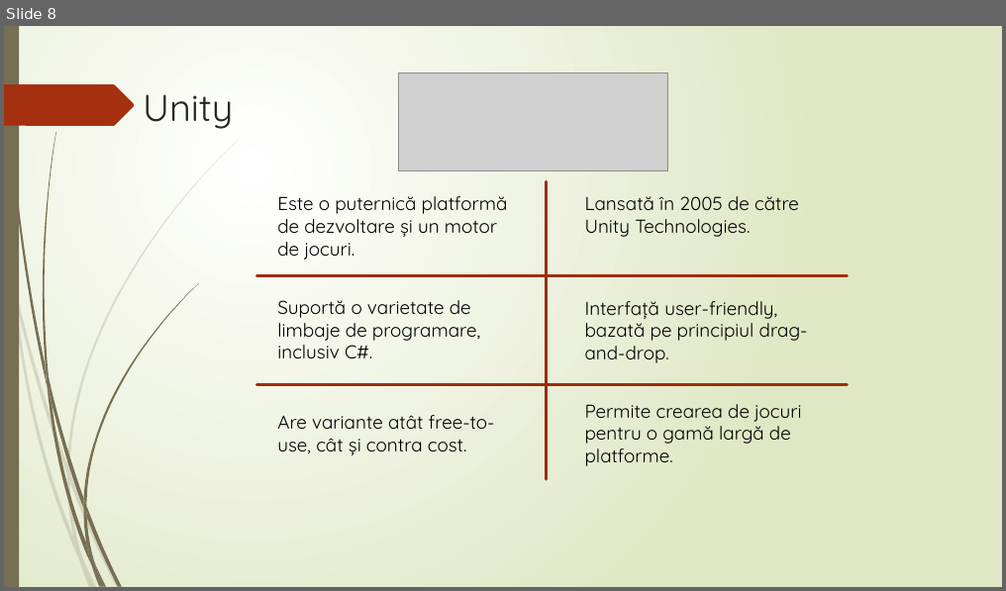
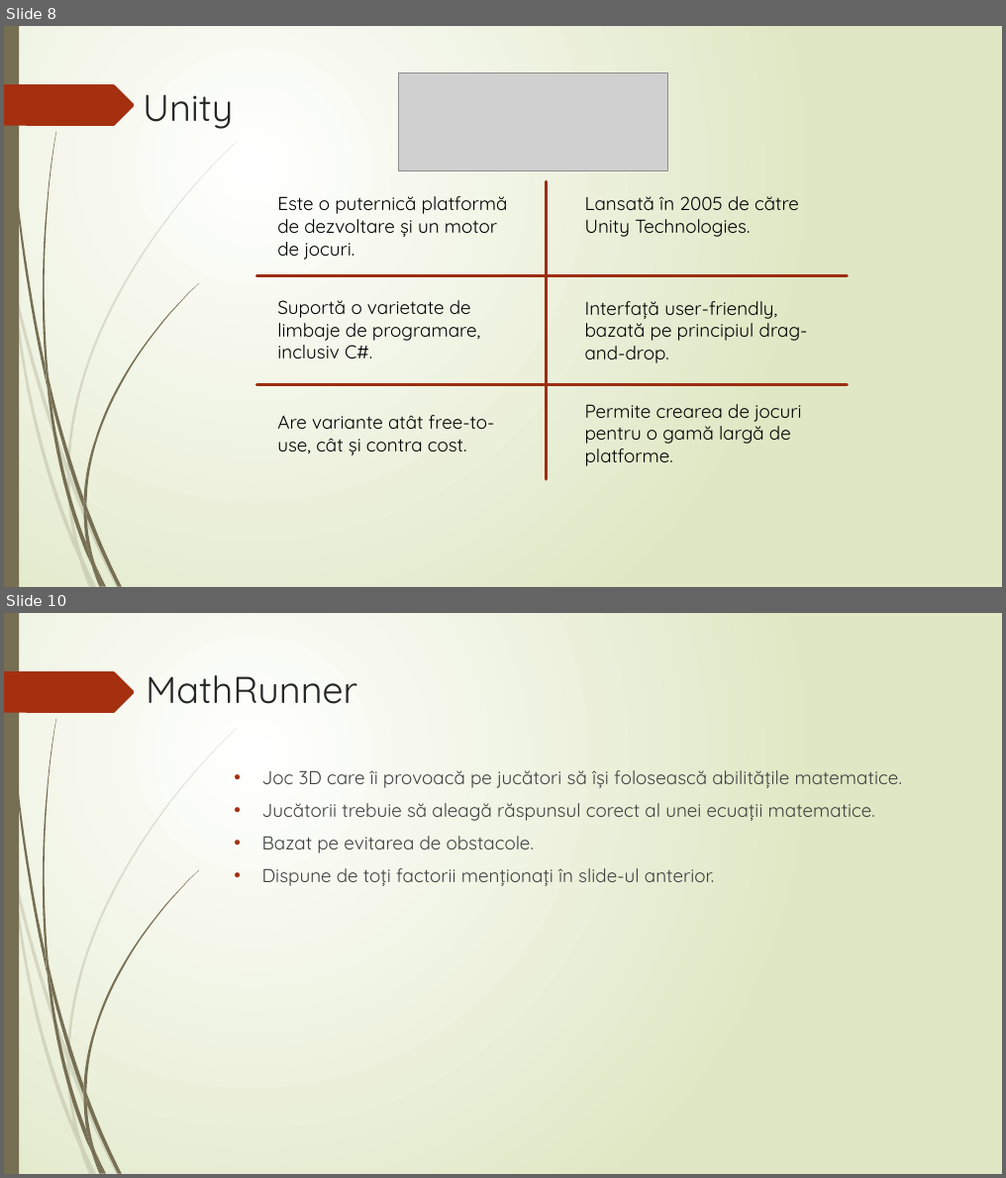
Before and after one commit to antB28/LicentaPP, a slide deck: Prezentare licenta.pptx. Shown one above the other, each under a label of ours: slide 8 before the commit, slides 8 and 10 after it; the slides between them are not shown. The pictures are 1006x591 and 1006x1178 pixels, drawn with LibreOffice and Linux fonts; fonts in the diff are those of the drawing; grey boxes stand for pictures. Boxes give left, top, right and bottom in pixels: in the first picture for what was removed or moved away, otherwise in the second. Text is boxed around its words. In the diff, an @@ line names an element or a change of style, - is before the commit and + after.

```diff
--- a/Prezentare licenta.pptx
+++ b/Prezentare licenta.pptx
@@ slide 10 added at (x1=4, y1=613, x2=1002, y2=1174), background gradient #FFFFFF to #DFE8C4; not listed: 24 template elements that a slide beside it also shows @@
@@ title added at (x1=146, y1=675, x2=357, y2=704), 36 pt, text #262626 @@
+MathRunner
@@ text added at (x1=262, y1=770, x2=902, y2=886), 18 pt, text #404040 @@
+• Joc 3D care îi provoacă pe jucători să își folosească abilitățile matematice.
+• Jucătorii trebuie să aleagă răspunsul corect al unei ecuații matematice.
+• Bazat pe evitarea de obstacole.
+• Dispune de toți factorii menționați în slide-ul anterior.
```
Also in this commit, not shown: 1 slide changed, 4 other slides added.
